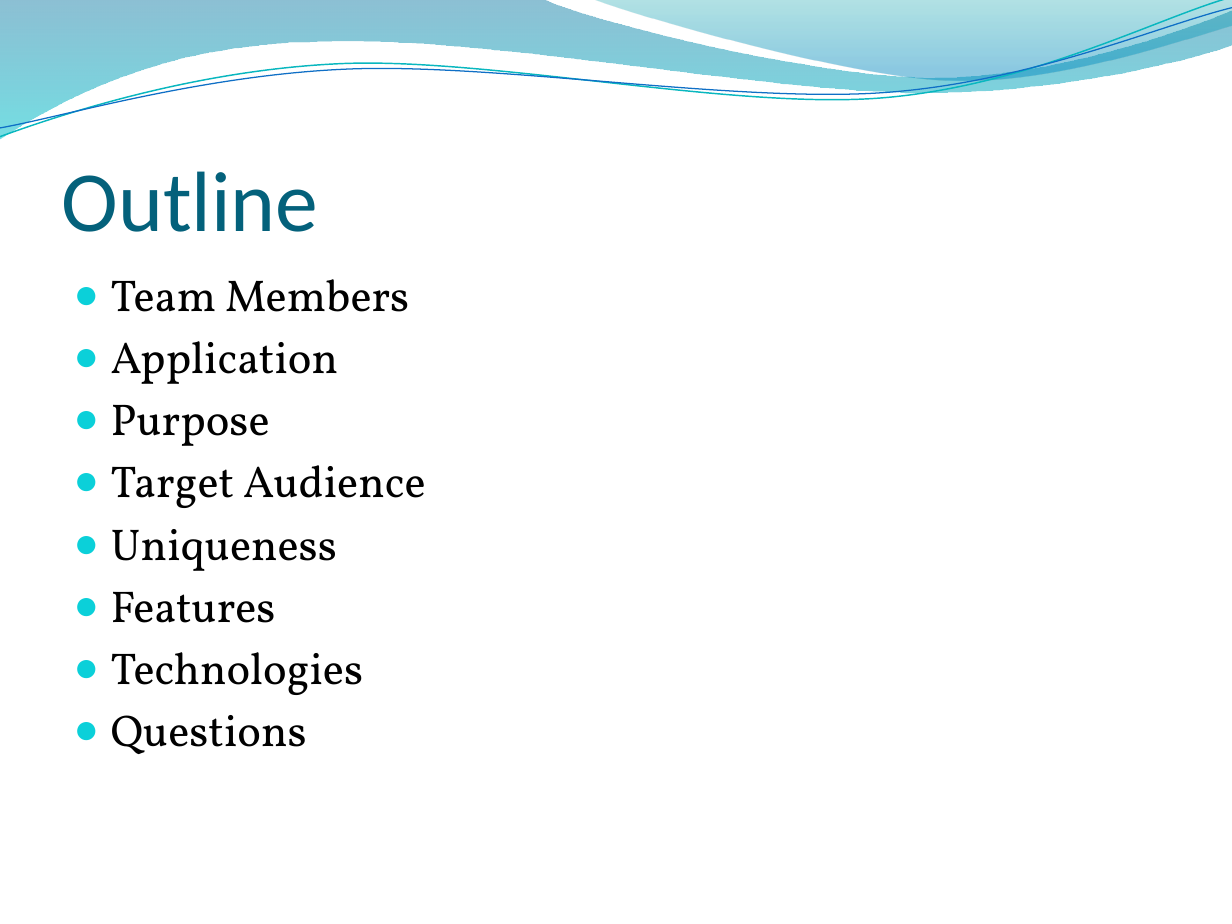
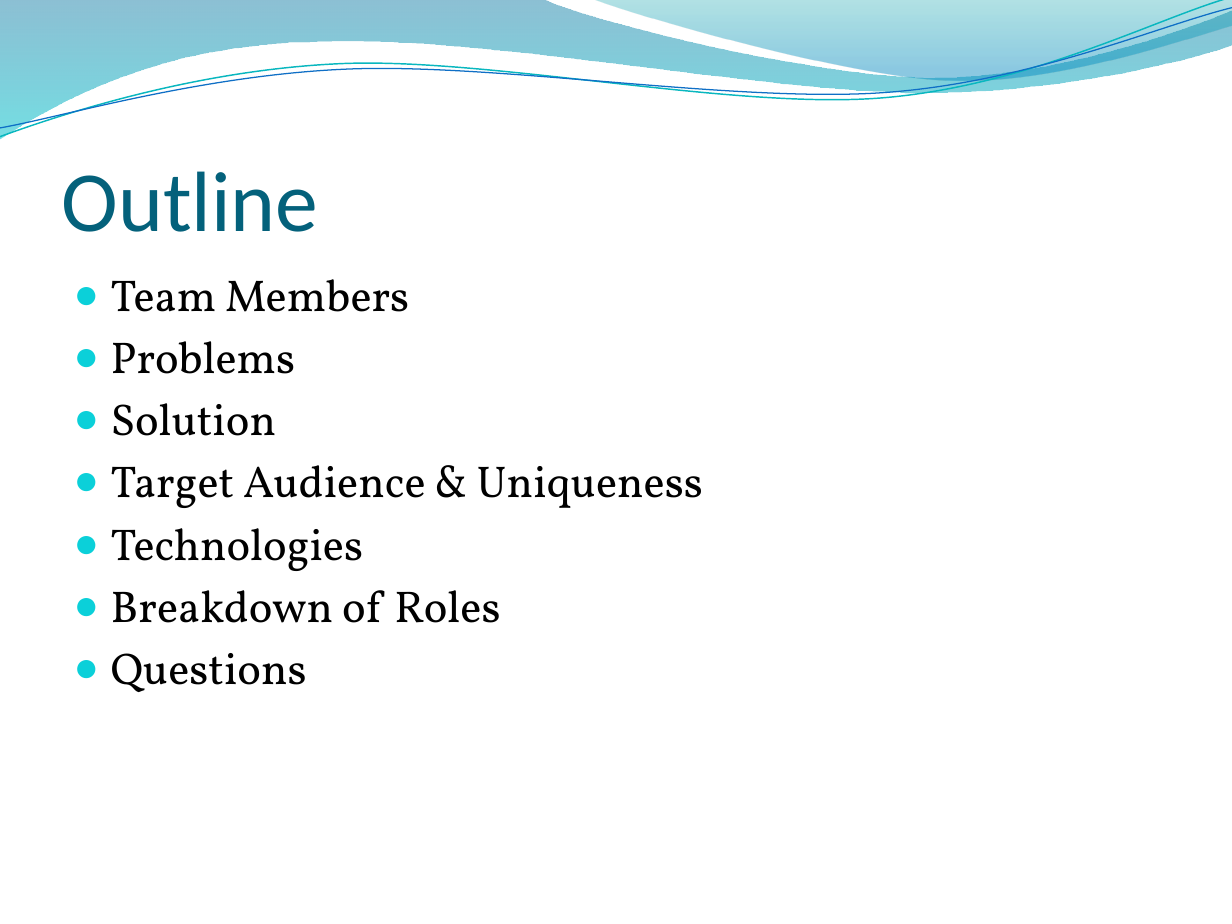
Before and after one commit to HarmanbirD/WaterQwiz, a slide deck: slide 2 of Wasted Water Quiz.pptx. Drawn at 1232x924 pixels with LibreOffice and Linux fonts; fonts in the diff are those of the drawing; background and template pictures are left out. Boxes give left, top, right and bottom in pixels: in the first picture for what was removed or moved away, otherwise in the second. Text is boxed around its words. In the diff, an @@ line names an element or a change of style, - is before the commit and + after.

```diff
--- a/Wasted Water Quiz.pptx
+++ b/Wasted Water Quiz.pptx
@@ text at bbox=[111, 341, 703, 508]: text changed @@
-● Application
-● Purpose
-● Target Audience
-● Uniqueness
-● Features
+● Problems
+● Solution
+● Target Audience & Uniqueness
@@ text at bbox=[111, 590, 500, 623]: paragraph added @@
+● Breakdown of Roles
```
Also in this commit, not shown: 6 other slides changed, 2 slides added, 3 slides removed, 2 other files.
